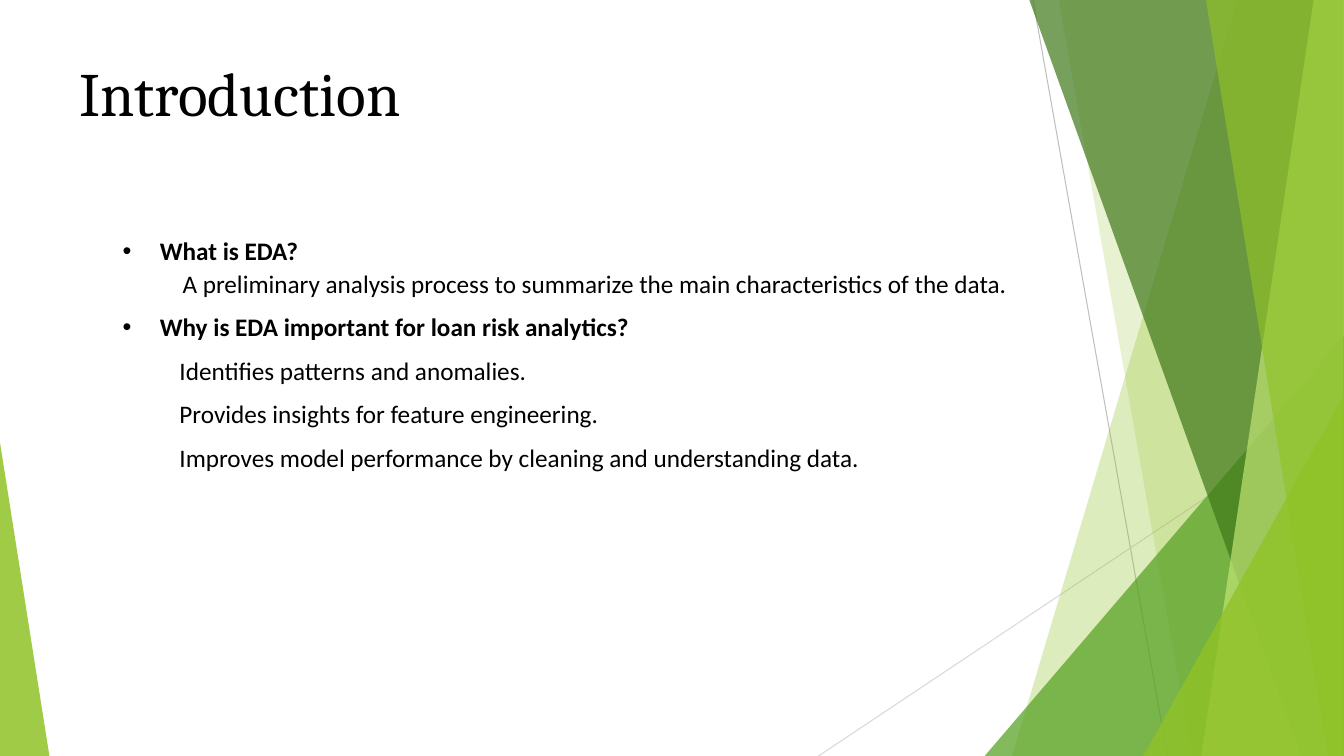
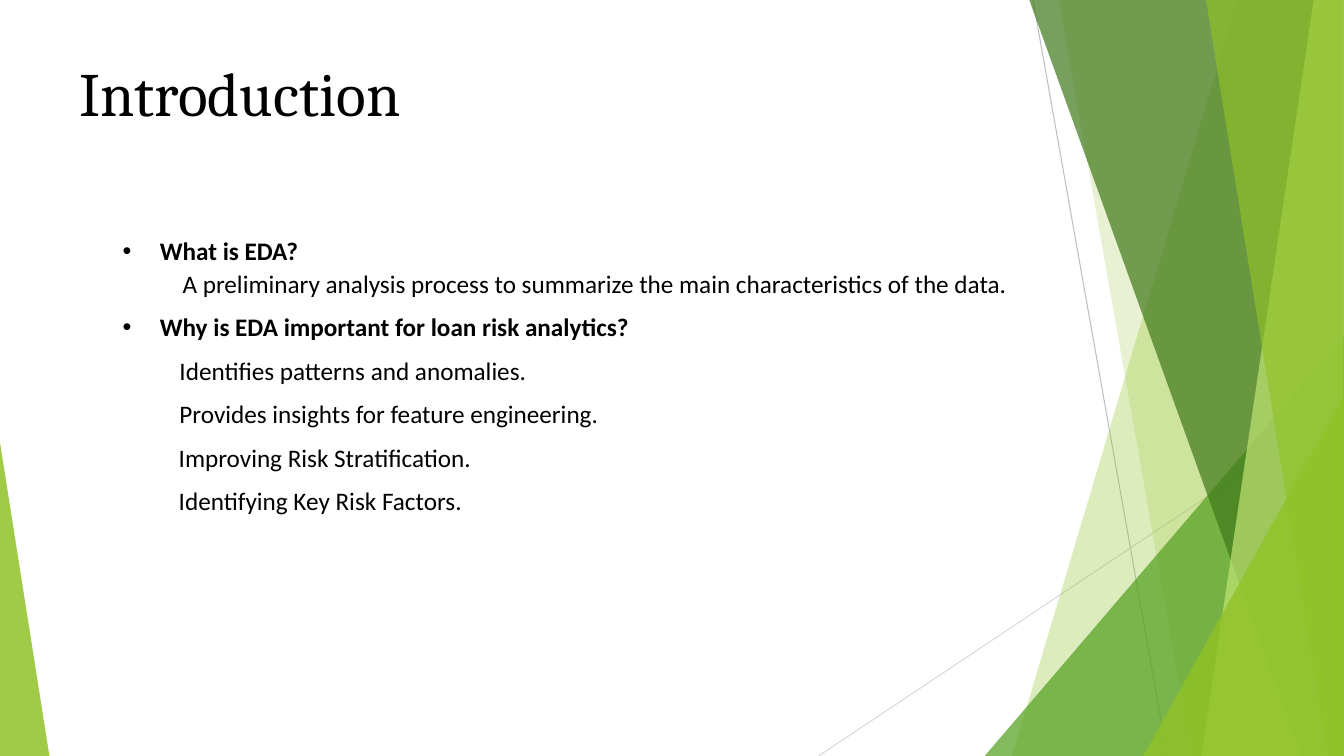
Before and after one commit to VishalVema/lendingclubcasestudy, a slide deck: slide 2 of EDA Case Study.pptx. Drawn at 1344x756 pixels with LibreOffice and Linux fonts; fonts in the diff are those of the drawing. Boxes give left, top, right and bottom in pixels: in the first picture for what was removed or moved away, otherwise in the second. Text is boxed around its words. In the diff, an @@ line names an element or a change of style, - is before the commit and + after.

```diff
--- a/EDA Case Study.pptx
+++ b/EDA Case Study.pptx
@@ text at <box>179,449,471,515</box>: text changed @@
-Improves model performance by cleaning and understanding data.
+Improving Risk Stratification.
+Identifying Key Risk Factors.
```
Also in this commit, not shown: 5 other slides changed, 2 other files.
